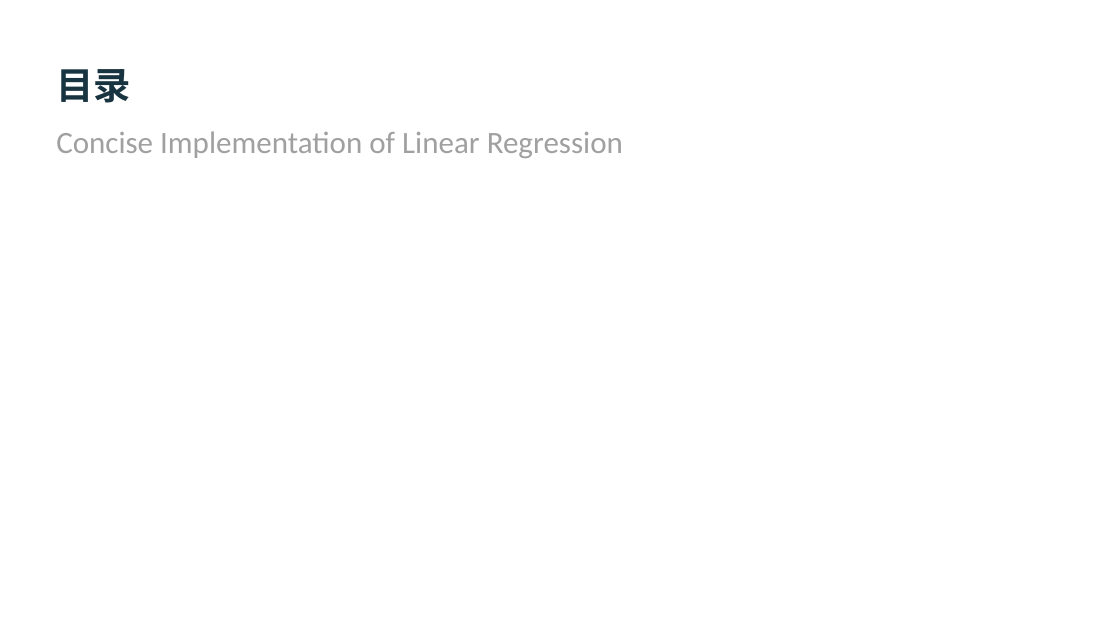
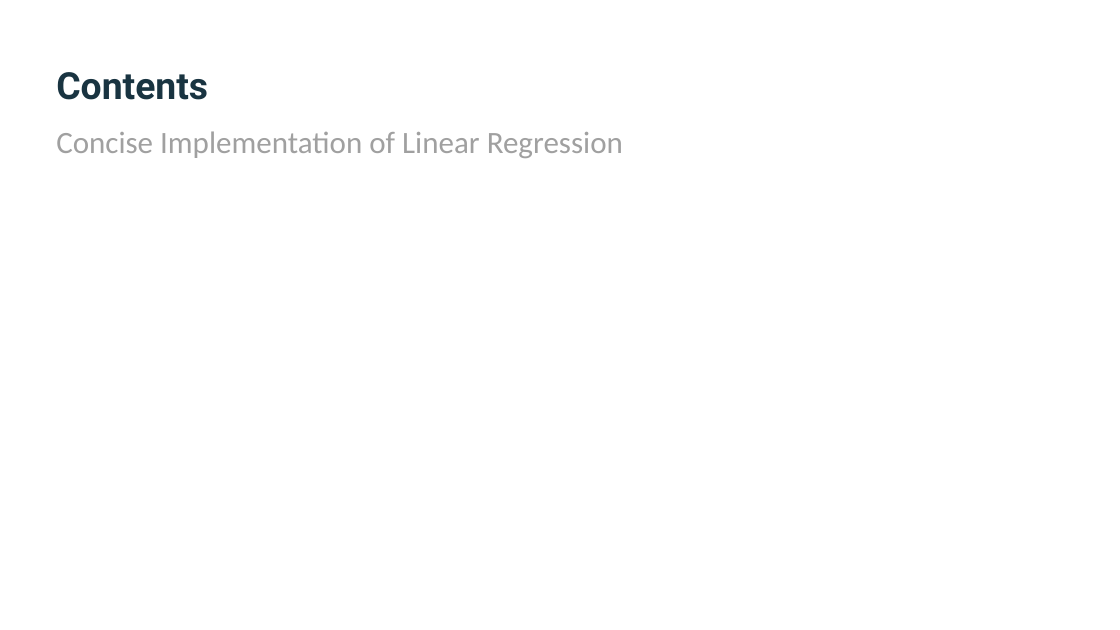
Before and after one commit to ceteongvanness/eventdemo, a slide deck: slide 3 of Dive into Deep Learning/4. Concise Implementation of Linear Regression-EN.pptx. Drawn at 1120x630 pixels with LibreOffice and Linux fonts; fonts in the diff are those of the drawing. Boxes give left, top, right and bottom in pixels: in the first picture for what was removed or moved away, otherwise in the second. Text is boxed around its words. In the diff, an @@ line names an element or a change of style, - is before the commit and + after.

Commit message:
Concise Implementation of Linear Regression

```diff
--- a/Dive into Deep Learning/4. Concise Implementation of Linear Regression-EN.pptx
+++ b/Dive into Deep Learning/4. Concise Implementation of Linear Regression-EN.pptx
@@ title at box(56, 72, 208, 100): text changed @@
-目录
+Contents
```
